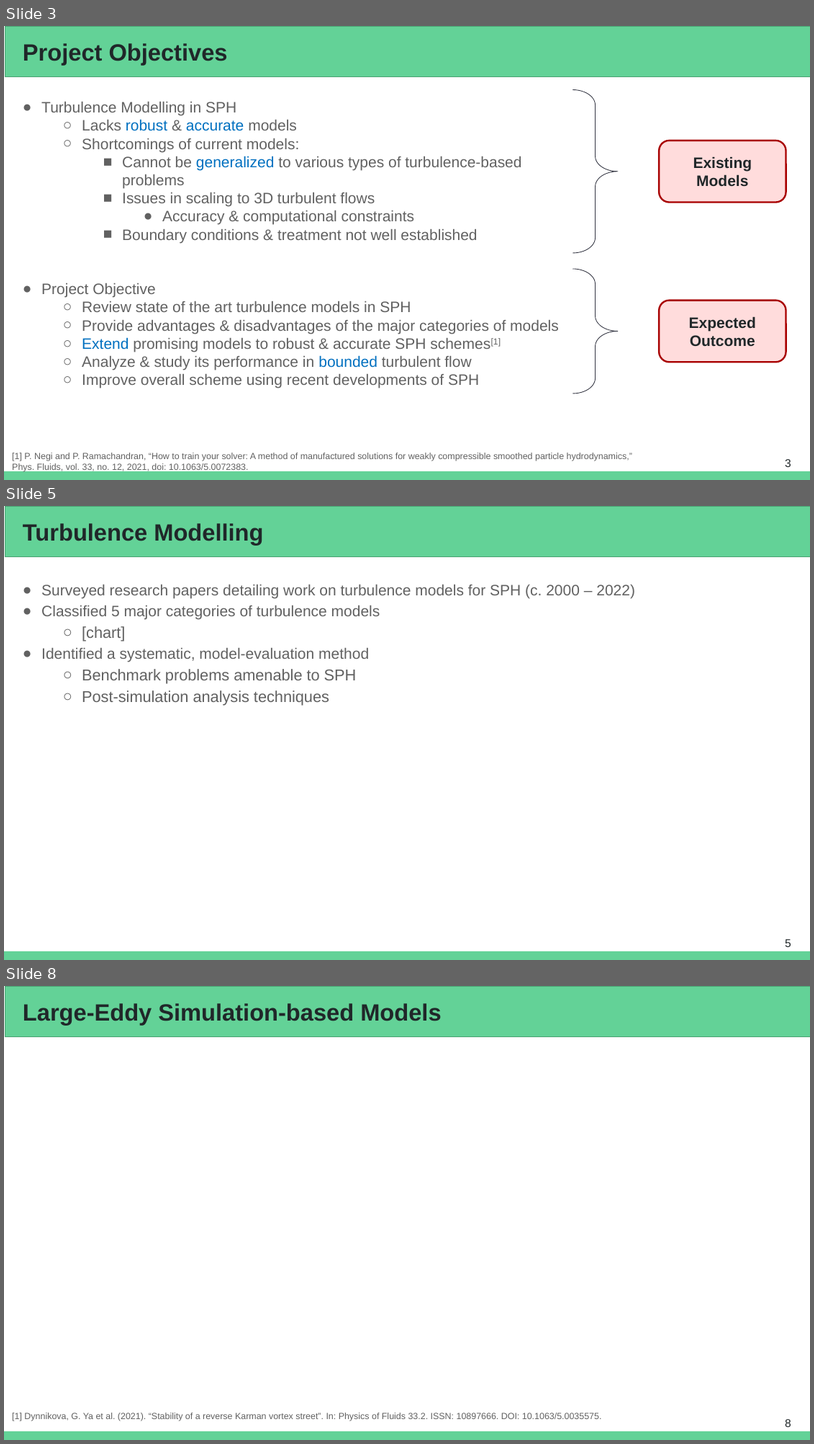
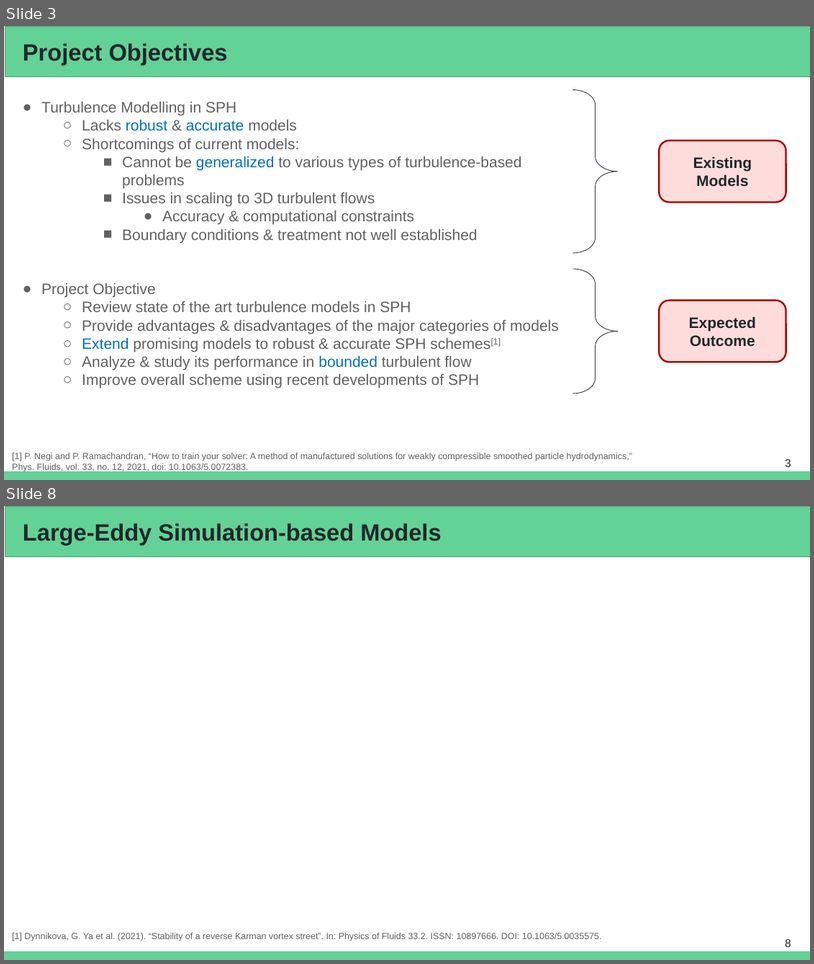
Before and after one commit to Prajwal-Prathiksh/ddp-thesis, a slide deck: report/DDP Stage I - 2022.pptx. Shown one above the other, each under a label of ours: slides 3, 5 and 8 before the commit, slides 3 and 8 after it; the slides between them are not shown. The pictures are 814x1444 and 814x964 pixels, drawn with LibreOffice and Linux fonts; fonts in the diff are those of the drawing; grey boxes stand for pictures. Boxes give left, top, right and bottom in pixels: in the first picture for what was removed or moved away, otherwise in the second. Text is boxed around its words. In the diff, an @@ line names an element or a change of style, - is before the commit and + after.

```diff
--- a/report/DDP Stage I - 2022.pptx
+++ b/report/DDP Stage I - 2022.pptx
@@ slide 5 removed at bbox=[4, 506, 810, 960], background #FFFFFF; not listed: 1 template element that a slide beside it also shows @@
@@ rectangle removed at bbox=[5, 506, 810, 557] @@
@@ title removed at bbox=[23, 523, 263, 545] @@
-Turbulence Modelling
@@ text removed at bbox=[41, 584, 635, 705] @@
-● Surveyed research papers detailing work on turbulence models for SPH (c. 2000 – 2022)
-● Classified 5 major categories of turbulence models
-  ○ [chart]
-● Identified a systematic, model-evaluation method
-  ○ Benchmark problems amenable to SPH
-  ○ Post-simulation analysis techniques
@@ page number removed at bbox=[785, 939, 792, 947] @@
-5
```
Also in this commit, not shown: 2 slides changed, 2 slides added, 1 other slide removed.
